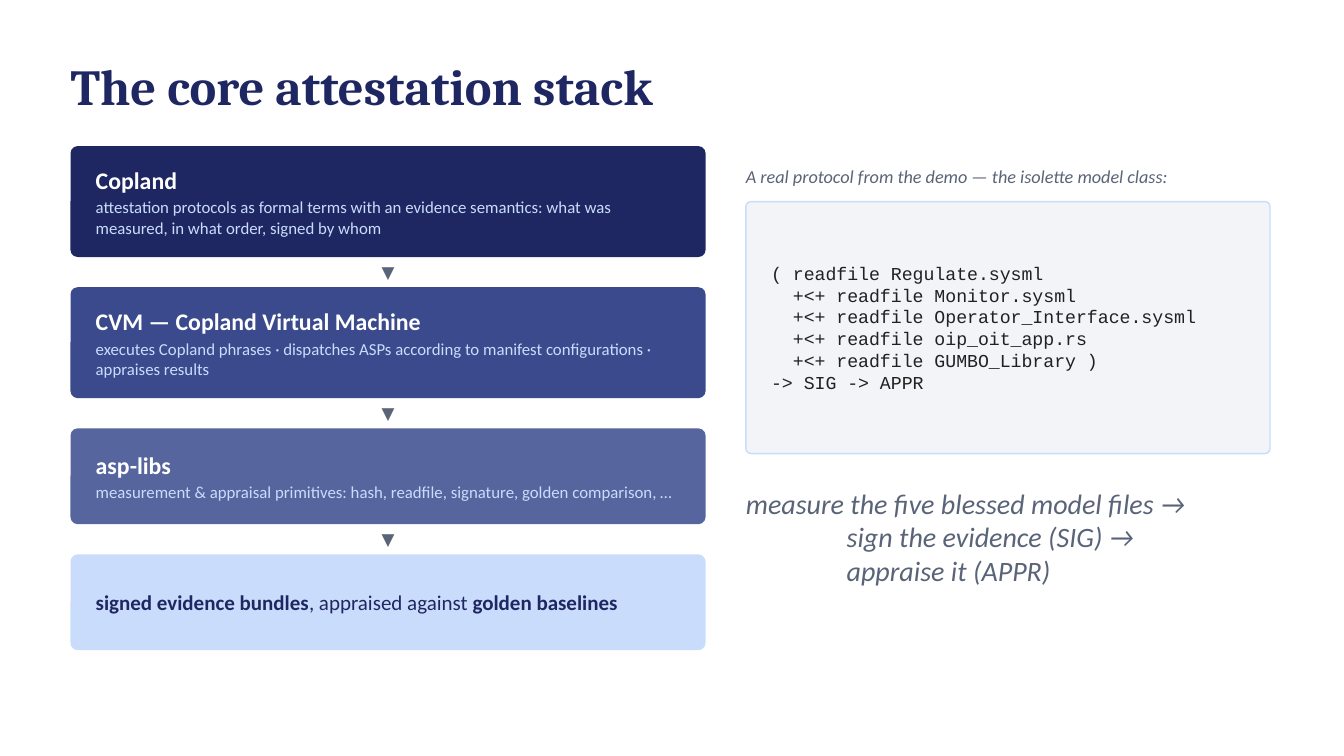
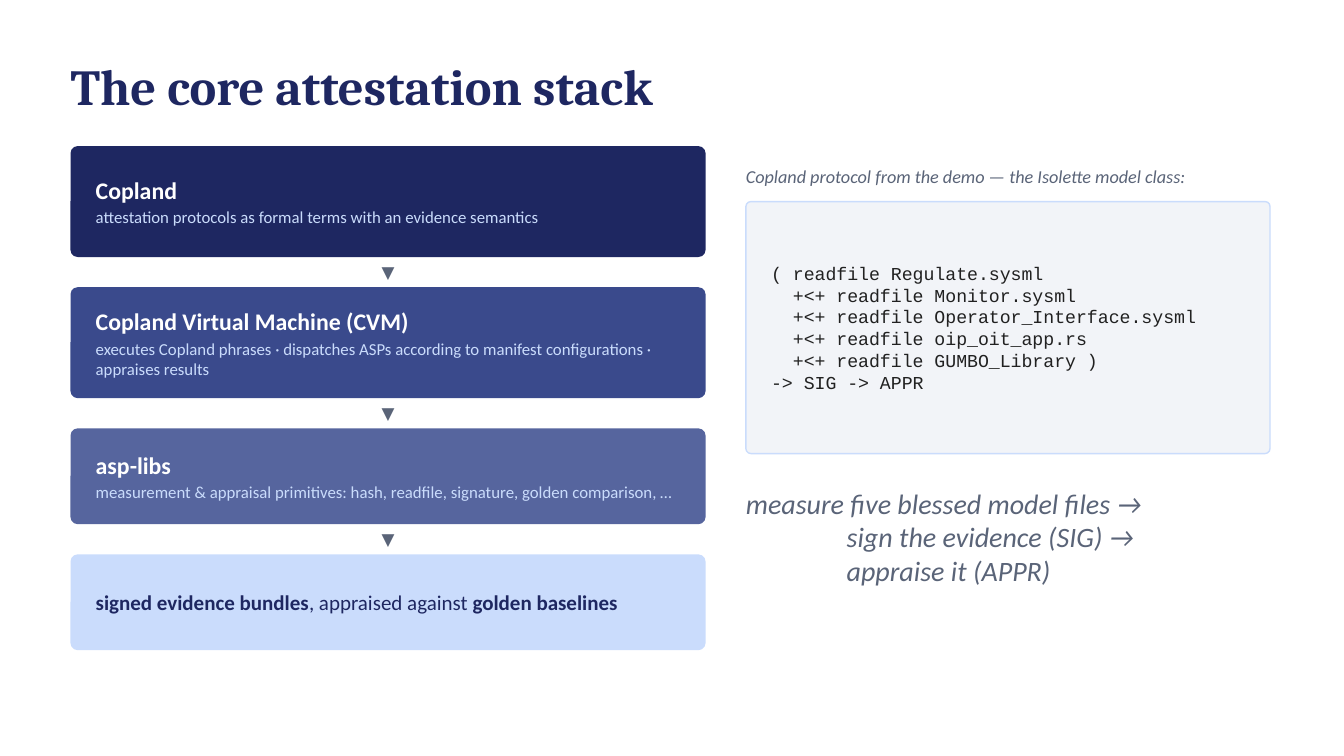
Before and after one commit to ku-sldg/pybb, a slide deck: slide 4 of docs/video_slides_draft.pptx. Drawn at 1344x756 pixels with LibreOffice and Linux fonts; fonts in the diff are those of the drawing. Boxes give left, top, right and bottom in pixels: in the first picture for what was removed or moved away, otherwise in the second. Text is boxed around its words. In the diff, an @@ line names an element or a change of style, - is before the commit and + after.

```diff
--- a/docs/video_slides_draft.pptx
+++ b/docs/video_slides_draft.pptx
@@ text at bbox=[746, 170, 1185, 186]: text changed @@
-A real protocol from the demo — the isolette model class:
+Copland protocol from the demo — the Isolette model class:
@@ text at bbox=[96, 211, 538, 226]: text changed @@
-attestation protocols as formal terms with an evidence semantics: what was measured, in what order, signed by whom
+attestation protocols as formal terms with an evidence semantics
@@ text at bbox=[96, 312, 408, 334]: text changed @@
-CVM — Copland Virtual Machine
+Copland Virtual Machine (CVM)
@@ text at bbox=[746, 494, 1111, 518]: text changed @@
-measure the five blessed model files →
+measure five blessed model files →
```
Also in this commit, not shown: 2 other slides changed, 2 other files.
